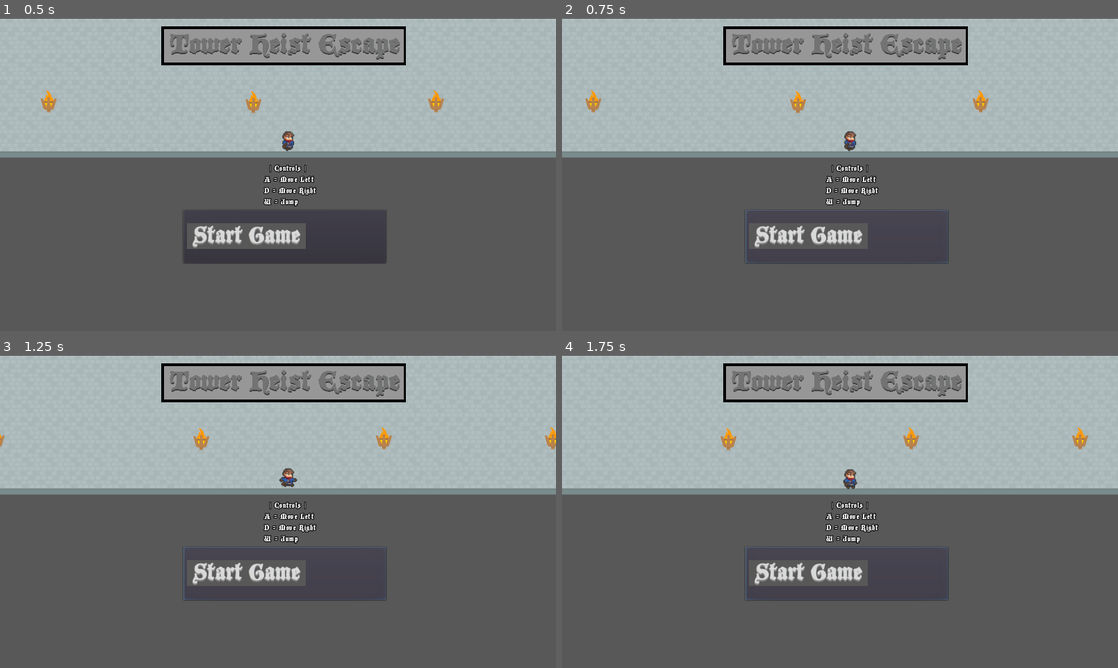
Above: before the commit, frames 1-4 (two rows, left to right).
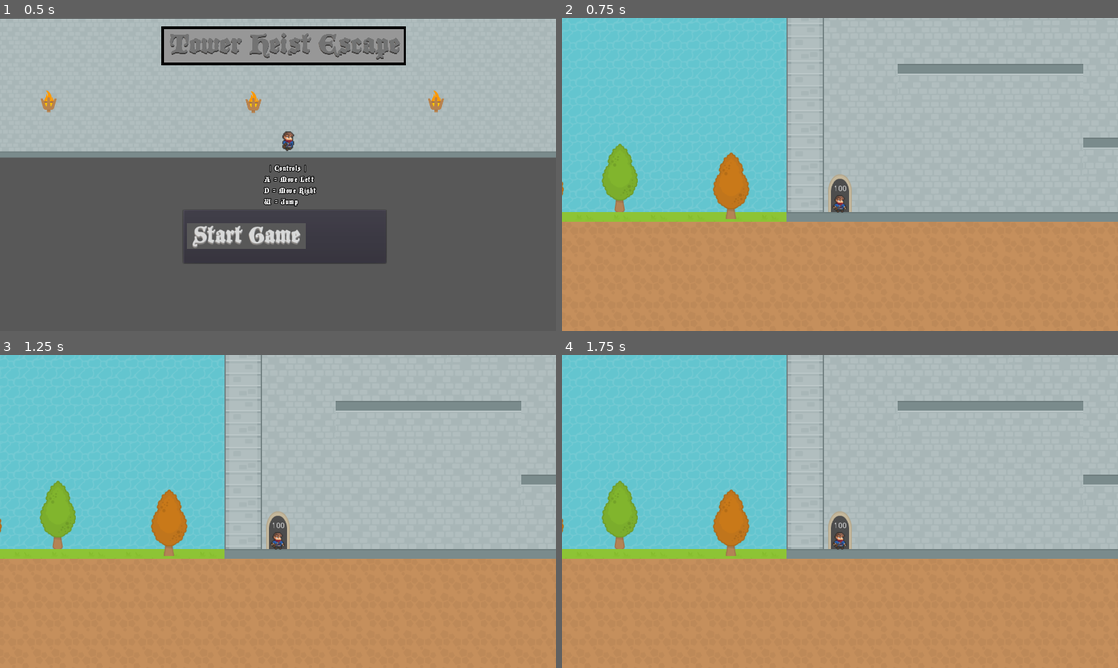
Above: after the commit, the same moments.

Repository: CodyMiner/FP-TowerHeistEscape
Game: Godot game, scene res://src/TitleScreen.tscn
Two runs of this game, one before a commit and one after it. Both use one fixed random seed, a clock stepped at 60 frames per second and the inputs below.
Inputs (mouse positions are in pixels of both pictures, inside the frame that each line leads up to):
- Up to frame 1 (0.5 s): no input
- Up to frame 2 (0.75 s): click (845, 237) at 0.5 s
- Up to frame 3 (1.25 s): no input
- Up to frame 4 (1.75 s): click (845, 574) at 1.27 s

Frame 1 is identical in both runs. In frame 2, 80% of the frame differs, in the area x 0-100%, y 0-100%; in frame 3, 80%; in frame 4, 80%.

Commit message:
Adjusts sprite animation

Diff:
--- a/project/src/Enemy.tscn
+++ b/project/src/Enemy.tscn
@@ -1,42 +1,20 @@
-[gd_scene load_steps=5 format=2]
+[gd_scene load_steps=4 format=2]
 
-[ext_resource path="res://assets/Enemies/tiny_skelly-NESW.png" type="Texture" id=1]
+[ext_resource path="res://assets/Enemies/Skeleton.png" type="Texture" id=1]
 [ext_resource path="res://src/Enemy.gd" type="Script" id=2]
 
-[sub_resource type="Animation" id=1]
-resource_name = "walk"
-length = 0.8
-loop = true
-tracks/0/type = "value"
-tracks/0/path = NodePath(".:frame")
-tracks/0/interp = 1
-tracks/0/loop_wrap = true
-tracks/0/imported = false
-tracks/0/enabled = true
-tracks/0/keys = {
-"times": PoolRealArray( 0, 0.2 ),
-"transitions": PoolRealArray( 1, 1 ),
-"update": 1,
-"values": [ 3, 4 ]
-}
-
 [sub_resource type="CapsuleShape2D" id=2]
-radius = 8.50554
-height = 14.242
+radius = 5.90916
+height = 8.57469
 
 [node name="Enemy" type="Area2D"]
 script = ExtResource( 2 )
 
+[node name="Hitbox" type="CollisionShape2D" parent="."]
+position = Vector2( 0, 5 )
+shape = SubResource( 2 )
+
 [node name="Sprite" type="Sprite" parent="."]
-position = Vector2( -0.908327, -13.6286 )
-scale = Vector2( 2, 2 )
+position = Vector2( 0.749, 6 )
+scale = Vector2( 1.25, 1.25 )
 texture = ExtResource( 1 )
-vframes = 4
-hframes = 3
-frame = 4
-
-[node name="AnimationPlayer" type="AnimationPlayer" parent="Sprite"]
-anims/walk = SubResource( 1 )
-
-[node name="Hitbox" type="CollisionShape2D" parent="."]
-shape = SubResource( 2 )
